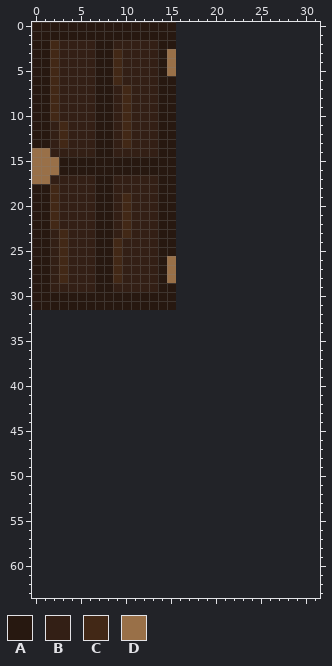
Pixel-art file -- door.aseprite. Above, as it was before the edit.
16x32 pixels, 1 frame. The old version is drawn lined up with the new one, on the new canvas.
Palette (. is transparent): A #271810  B #331f15  C #422816  D #997048
Pixels before, first column x 0:
 0 AAAAAAAAAAAAAAAA
 1 AAAAAAAAAAAAAAAA
 2 AACBBBBAABBBBBAA
 3 AACBBBBAACBBBBAD
 4 AACBBBBAACBBBBAD
 5 AACBBBBAACBBBBAD
 6 AACBBBBAACBBBBAA
 7 AACBBBBAABCBBBAA
 8 AACBBBBAABCBBBAA
 9 AACBBBBAABCBBBAA
10 AACBBBBAABCBBBAA
11 AABCBBBAABCBBBAA
12 AABCBBBAABCBBBAA
13 AABCBBBAABCBBBAA
14 DDBBBBBAABBBBBAA
15 DDDAAAAAAAAAAAAA
16 DDDAAAAAAAAAAAAA
17 DDBBBBBAABBBBBAA
18 AACBBBBAABBBBBAA
19 AACBBBBAABCBBBAA
20 AACBBBBAABCBBBAA
21 AACBBBBAABCBBBAA
22 AACBBBBAABCBBBAA
23 AABCBBBAABCBBBAA
24 AABCBBBAACBBBBAA
25 AABCBBBAACBBBBAA
26 AABCBBBAACBBBBAD
27 AABCBBBAACBBBBAD
28 AABCBBBAACBBBBAD
29 AABBBBBAABBBBBAA
30 AAAAAAAAAAAAAAAA
31 AAAAAAAAAAAAAAAA
New version:
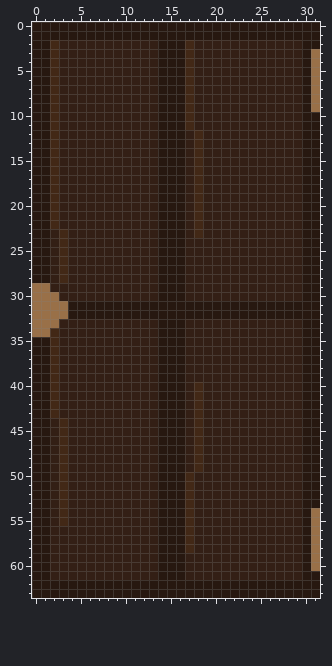
The edit:
canvas 16x32 -> 32x64
There is now colour A in rows 0 to 1 at x 16 to 31; in row 2 at x 16 and 30 to 31; in rows 3 to 9 at x 16 and 30; in rows 10 to 30 at x 16 and 30 to 31; in row 31 at x 16 to 31; in row 32 at x 4 to 31.
There is now colour A in rows 33 to 34 at x 14 to 16 and 30 to 31; in rows 35 to 53 at x 0 to 1, 14 to 16 and 30 to 31; in rows 54 to 60 at x 0 to 1, 14 to 16 and 30; in row 61 at x 0 to 1, 14 to 16 and 30 to 31; in rows 62 to 63 at x 0 to 31.
The edit turns colour D into colour A in rows 3 to 5 at x 15; in rows 14 to 17 at x 0 to 1; in rows 26 to 28 at x 15.
There is now colour B in rows 2 to 11 at x 18 to 29; in rows 12 to 23 at x 17 and 19 to 29; in rows 24 to 30 at x 17 to 29; in rows 33 to 39 at x 3 to 13 and 17 to 29; in rows 40 to 43 at x 3 to 13, 17 and 19 to 29; in rows 44 to 49 at x 2, 4 to 13, 17 and 19 to 29.
There is now colour B in rows 50 to 55 at x 2, 4 to 13 and 18 to 29; in rows 56 to 58 at x 2 to 13 and 18 to 29; in rows 59 to 61 at x 2 to 13 and 17 to 29.
The edit turns colour A into colour B in rows 2 to 14 at x 7 to 8; in rows 15 to 16 at x 3 to 13; in rows 17 to 29 at x 7 to 8; in row 30 at x 3 to 13.
The edit turns colour C into colour B in rows 3 to 6 at x 9; in rows 7 to 10 at x 10; in rows 11 to 13 at x 3 and 10; in rows 19 to 23 at x 10; in rows 24 to 28 at x 9.
There is now colour C in rows 2 to 11 at x 17; in rows 12 to 23 at x 18; in rows 34 to 39 at x 2; in rows 40 to 43 at x 2 and 18; in rows 44 to 49 at x 3 and 18; in rows 50 to 55 at x 3 and 17.
There is now colour C in rows 56 to 58 at x 17.
The edit turns colour B into colour C in rows 11 to 14 at x 2; in row 17 at x 2.
The edit turns colour D into colour C in rows 15 to 16 at x 2.
There is now colour D in rows 3 to 9 at x 31; in row 32 at x 0 to 3; in row 33 at x 0 to 2; in row 34 at x 0 to 1; in rows 54 to 60 at x 31.
The edit turns colour A into colour D in row 29 at x 0 to 1; in row 30 at x 0 to 2; in row 31 at x 0 to 3.
Boxes around the changes in both pictures, in picture pixels (x1, y1, x2, y2):
changed: (32, 22, 320, 598)
